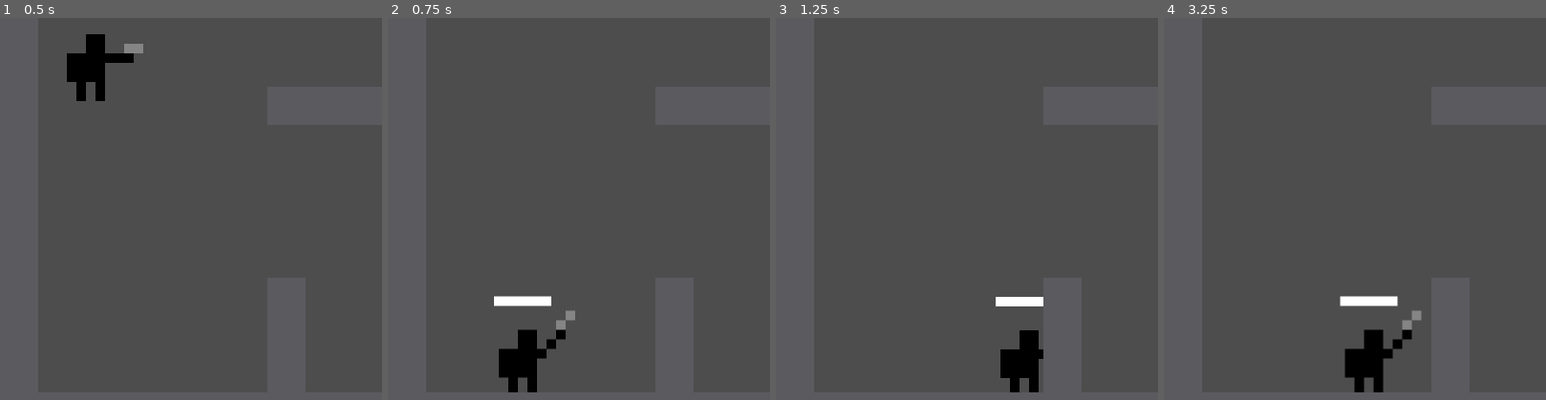
Above: before the commit, frames 1-4 (left to right).
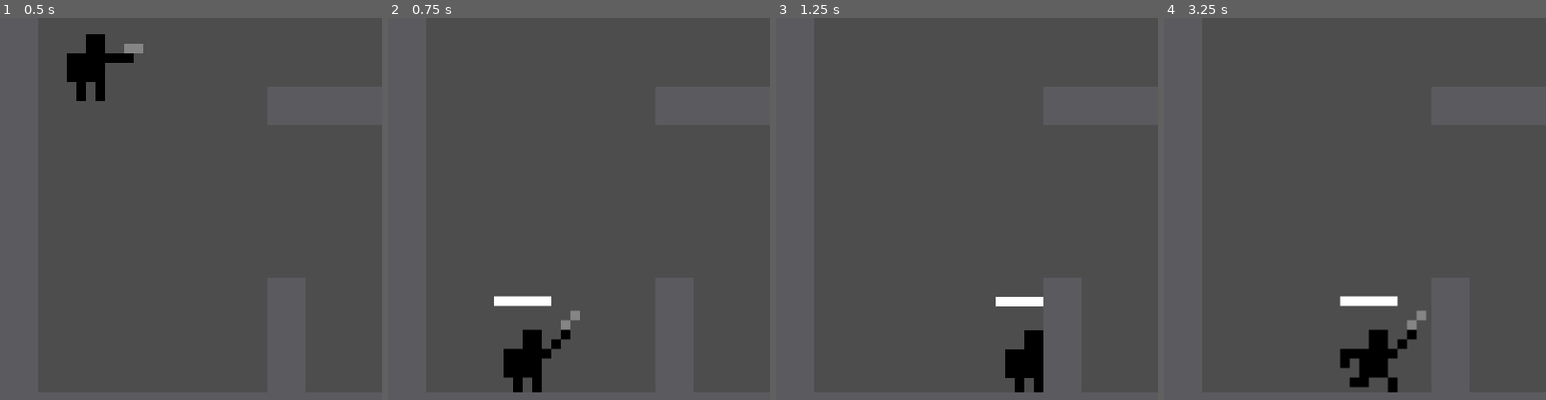
Above: after the commit, the same moments.

Repository: the-alex-g/goblin_guns
Game: Godot game, scene res://main/main.tscn
Two runs of this game, one before a commit and one after it. Both use one fixed random seed, a clock stepped at 60 frames per second and the inputs below.
Inputs (mouse positions are % of the whole screen's width and height, from its top left):
- Up to frame 1 (0.5 s): no input
- Up to frame 2 (0.75 s): move the mouse to (72, 45) at 0.52 s; hold D (right) from 0.53 s (still down)
- Up to frame 3 (1.25 s): keep holding D (right)
- Up to frame 4 (3.25 s): move the mouse to (30, 55) at 1.27 s; move the mouse to (60, 28) at 2.02 s; release D (right) at 2.03 s; hold A (left) 2.03-2.78 s; move the mouse to (45, 70) at 2.77 s; hold D (right) from 2.78 s (still down)
The pictures show only the part of the screen within x 0-50%, y 36-86%; the shares and areas given below are measured in that part.

Frame 1 is identical in both runs. In frame 2, 0.8% of the frame differs, in the area x 29-51%, y 76-98%; in frame 3, 0.5%; in frame 4, 1.1%, in the area x 46-69%, y 76-98%.

Commit message:
Add running and gunning animations

Diff:
--- a/project/player/player.gd
+++ b/project/player/player.gd
@@ -9,6 +9,7 @@
 @export var speed := 100
 @export var slide := Vector2(0.3, 0.1)
 @export var jump_strength := 200
+@export var anim_damping := 0.1
 @export_group("combat")
 @export var bullet_speed := 320.0
 @export var grenade_speed := 200.0
@@ -74,9 +75,9 @@
 	if _is_aiming():
 		_play_shoot_animation(_get_fire_angle())
 	else:
-		if velocity.x < -0.1:
+		if velocity.x < -anim_damping:
 			_sprite.scale.x = -2.0
-		elif velocity.x > 0.1:
+		elif velocity.x > anim_damping:
 			_sprite.scale.x = 2.0
 		if abs(velocity.x) > 10.0:
 			_sprite.play("run")
@@ -92,32 +93,36 @@
 	return global_position + Vector2.from_angle(angle) * 12 + Vector2.UP * 8
 
 
+func _play_shoot_anim_by_name(base: String) -> void:
+	_sprite.play("shoot_%s%s" % [base, "" if abs(velocity.x) < anim_damping else "_run"])
+
+
 func _play_shoot_animation(angle: float) -> void:
 	var index : int = round(angle * 4 / PI) + 4
 	match index:
 		0:
-			_sprite.play("shoot_level")
+			_play_shoot_anim_by_name("level")
 			_sprite.scale.x = -2
 		1:
-			_sprite.play("shoot_slant_up")
+			_play_shoot_anim_by_name("slant_up")
 			_sprite.scale.x = -2
 		2:
-			_sprite.play("shoot_up")
+			_play_shoot_anim_by_name("up")
 			_sprite.scale.x = _get_facing()
 		3:
-			_sprite.play("shoot_slant_up")
+			_play_shoot_anim_by_name("slant_up")
 			_sprite.scale.x = 2
 		4:
-			_sprite.play("shoot_level")
+			_play_shoot_anim_by_name("level")
 			_sprite.scale.x = 2
 		5:
-			_sprite.play("shoot_slant_down")
+			_play_shoot_anim_by_name("slant_down")
 			_sprite.scale.x = 2
 		6:
-			_sprite.play("shoot_down")
+			_play_shoot_anim_by_name("down")
 			_sprite.scale.x = _get_facing()
 		7:
-			_sprite.play("shoot_slant_down")
+			_play_shoot_anim_by_name("slant_down")
 			_sprite.scale.x = -2
 
 
--- a/project/player/player.tscn
+++ b/project/player/player.tscn
@@ -3,6 +3,7 @@
 [ext_resource type="Script" uid="uid://dx8r7x42l5ilj" path="res://player/player.gd" id="1_oul6g"]
 [ext_resource type="Texture2D" uid="uid://d1u3utenlng3j" path="res://player/player.png" id="2_rkbax"]
 [ext_resource type="Texture2D" uid="uid://byfr0kknuotsq" path="res://player/gunman.png" id="3_g1dw6"]
+[ext_resource type="Texture2D" uid="uid://dsp2rui30e6vk" path="res://player/gunman_run.png" id="4_boad6"]
 [ext_resource type="Texture2D" uid="uid://bxtallcmb2x3s" path="res://player/gunman_throw.png" id="4_g6k8r"]
 [ext_resource type="Shader" uid="uid://ci7gubnkf44y2" path="res://player/healthbar.gdshader" id="4_qjkh3"]
 [ext_resource type="Texture2D" uid="uid://dwcimsdanpvrv" path="res://player/healthbar.png" id="4_yw30f"]
@@ -30,41 +31,81 @@
 atlas = ExtResource("3_g1dw6")
 region = Rect2(0, 0, 8, 9)
 
+[sub_resource type="AtlasTexture" id="AtlasTexture_ebec5"]
+atlas = ExtResource("4_boad6")
+region = Rect2(0, 0, 9, 9)
+
+[sub_resource type="AtlasTexture" id="AtlasTexture_yllr7"]
+atlas = ExtResource("4_boad6")
+region = Rect2(9, 0, 9, 9)
+
 [sub_resource type="AtlasTexture" id="AtlasTexture_hg6s5"]
 atlas = ExtResource("3_g1dw6")
 region = Rect2(0, 9, 8, 9)
 
+[sub_resource type="AtlasTexture" id="AtlasTexture_kb6p2"]
+atlas = ExtResource("4_boad6")
+region = Rect2(9, 9, 9, 9)
+
+[sub_resource type="AtlasTexture" id="AtlasTexture_wodsf"]
+atlas = ExtResource("4_boad6")
+region = Rect2(18, 9, 9, 9)
+
 [sub_resource type="AtlasTexture" id="AtlasTexture_rgyib"]
 atlas = ExtResource("3_g1dw6")
 region = Rect2(8, 0, 8, 9)
 
+[sub_resource type="AtlasTexture" id="AtlasTexture_32hag"]
+atlas = ExtResource("4_boad6")
+region = Rect2(18, 0, 9, 9)
+
+[sub_resource type="AtlasTexture" id="AtlasTexture_tqiix"]
+atlas = ExtResource("4_boad6")
+region = Rect2(0, 9, 9, 9)
+
 [sub_resource type="AtlasTexture" id="AtlasTexture_8t03j"]
 atlas = ExtResource("3_g1dw6")
 region = Rect2(8, 9, 8, 9)
 
+[sub_resource type="AtlasTexture" id="AtlasTexture_e7oew"]
+atlas = ExtResource("4_boad6")
+region = Rect2(0, 18, 9, 9)
+
+[sub_resource type="AtlasTexture" id="AtlasTexture_c35mf"]
+atlas = ExtResource("4_boad6")
+region = Rect2(9, 18, 9, 9)
+
 [sub_resource type="AtlasTexture" id="AtlasTexture_2ieo8"]
 atlas = ExtResource("3_g1dw6")
 region = Rect2(0, 18, 8, 9)
 
-[sub_resource type="AtlasTexture" id="AtlasTexture_ebec5"]
-atlas = ExtResource("4_g6k8r")
-region = Rect2(0, 0, 7, 8)
-
-[sub_resource type="AtlasTexture" id="AtlasTexture_yllr7"]
-atlas = ExtResource("4_g6k8r")
-region = Rect2(7, 0, 7, 8)
-
-[sub_resource type="AtlasTexture" id="AtlasTexture_kb6p2"]
-atlas = ExtResource("4_g6k8r")
-region = Rect2(0, 8, 7, 8)
-
-[sub_resource type="AtlasTexture" id="AtlasTexture_wodsf"]
-atlas = ExtResource("4_g6k8r")
-region = Rect2(7, 8, 7, 8)
-
-[sub_resource type="AtlasTexture" id="AtlasTexture_32hag"]
-atlas = ExtResource("4_g6k8r")
-region = Rect2(0, 16, 7, 8)
+[sub_resource type="AtlasTexture" id="AtlasTexture_65viv"]
+atlas = ExtResource("4_boad6")
+region = Rect2(0, 27, 9, 9)
+
+[sub_resource type="AtlasTexture" id="AtlasTexture_x7c3f"]
+atlas = ExtResource("4_boad6")
+region = Rect2(18, 18, 9, 9)
+
+[sub_resource type="AtlasTexture" id="AtlasTexture_bjvpn"]
+atlas = ExtResource("4_g6k8r")
+region = Rect2(0, 0, 9, 9)
+
+[sub_resource type="AtlasTexture" id="AtlasTexture_s7qer"]
+atlas = ExtResource("4_g6k8r")
+region = Rect2(9, 0, 9, 9)
+
+[sub_resource type="AtlasTexture" id="AtlasTexture_g4c7l"]
+atlas = ExtResource("4_g6k8r")
+region = Rect2(0, 9, 9, 9)
+
+[sub_resource type="AtlasTexture" id="AtlasTexture_knn7v"]
+atlas = ExtResource("4_g6k8r")
+region = Rect2(9, 9, 9, 9)
+
+[sub_resource type="AtlasTexture" id="AtlasTexture_7pqkx"]
+atlas = ExtResource("4_g6k8r")
+region = Rect2(0, 18, 9, 9)
 
 [sub_resource type="SpriteFrames" id="SpriteFrames_oul6g"]
 animations = [{
@@ -100,6 +141,17 @@
 }, {
 "frames": [{
 "duration": 1.0,
+"texture": SubResource("AtlasTexture_ebec5")
+}, {
+"duration": 1.0,
+"texture": SubResource("AtlasTexture_yllr7")
+}],
+"loop": 1,
+"name": &"shoot_down_run",
+"speed": 5.0
+}, {
+"frames": [{
+"duration": 1.0,
 "texture": SubResource("AtlasTexture_hg6s5")
 }],
 "loop": 1,
@@ -108,6 +160,17 @@
 }, {
 "frames": [{
 "duration": 1.0,
+"texture": SubResource("AtlasTexture_kb6p2")
+}, {
+"duration": 1.0,
+"texture": SubResource("AtlasTexture_wodsf")
+}],
+"loop": 1,
+"name": &"shoot_level_run",
+"speed": 5.0
+}, {
+"frames": [{
+"duration": 1.0,
 "texture": SubResource("AtlasTexture_rgyib")
 }],
 "loop": 1,
@@ -116,6 +179,17 @@
 }, {
 "frames": [{
 "duration": 1.0,
+"texture": SubResource("AtlasTexture_32hag")
+}, {
+"duration": 1.0,
+"texture": SubResource("AtlasTexture_tqiix")
+}],
+"loop": 1,
+"name": &"shoot_slant_down_run",
+"speed": 5.0
+}, {
+"frames": [{
+"duration": 1.0,
 "texture": SubResource("AtlasTexture_8t03j")
 }],
 "loop": 1,
@@ -124,6 +198,17 @@
 }, {
 "frames": [{
 "duration": 1.0,
+"texture": SubResource("AtlasTexture_e7oew")
+}, {
+"duration": 1.0,
+"texture": SubResource("AtlasTexture_c35mf")
+}],
+"loop": 1,
+"name": &"shoot_slant_up_run",
+"speed": 5.0
+}, {
+"frames": [{
+"duration": 1.0,
 "texture": SubResource("AtlasTexture_2ieo8")
 }],
 "loop": 1,
@@ -132,19 +217,30 @@
 }, {
 "frames": [{
 "duration": 1.0,
-"texture": SubResource("AtlasTexture_ebec5")
-}, {
-"duration": 1.0,
-"texture": SubResource("AtlasTexture_yllr7")
-}, {
-"duration": 1.0,
-"texture": SubResource("AtlasTexture_kb6p2")
-}, {
-"duration": 1.0,
-"texture": SubResource("AtlasTexture_wodsf")
-}, {
-"duration": 1.0,
-"texture": SubResource("AtlasTexture_32hag")
+"texture": SubResource("AtlasTexture_65viv")
+}, {
+"duration": 1.0,
+"texture": SubResource("AtlasTexture_x7c3f")
+}],
+"loop": 1,
+"name": &"shoot_up_run",
+"speed": 5.0
+}, {
+"frames": [{
+"duration": 1.0,
+"texture": SubResource("AtlasTexture_bjvpn")
+}, {
+"duration": 1.0,
+"texture": SubResource("AtlasTexture_s7qer")
+}, {
+"duration": 1.0,
+"texture": SubResource("AtlasTexture_g4c7l")
+}, {
+"duration": 1.0,
+"texture": SubResource("AtlasTexture_knn7v")
+}, {
+"duration": 1.0,
+"texture": SubResource("AtlasTexture_7pqkx")
 }],
 "loop": 0,
 "name": &"throw_grenade",
@@ -167,7 +263,7 @@
 position = Vector2(-1, -8)
 scale = Vector2(2, 2)
 sprite_frames = SubResource("SpriteFrames_oul6g")
-animation = &"throw_grenade"
+animation = &"shoot_up_run"
 offset = Vector2(2, 0)
 
 [node name="HealthBar" type="Sprite2D" parent="." unique_id=1510108352]
Binary file added: project/player/gunman_run.png
Not shown, added: project/player/gunman_run.png.import
Binary file changed: project/player/gunman_throw.png
